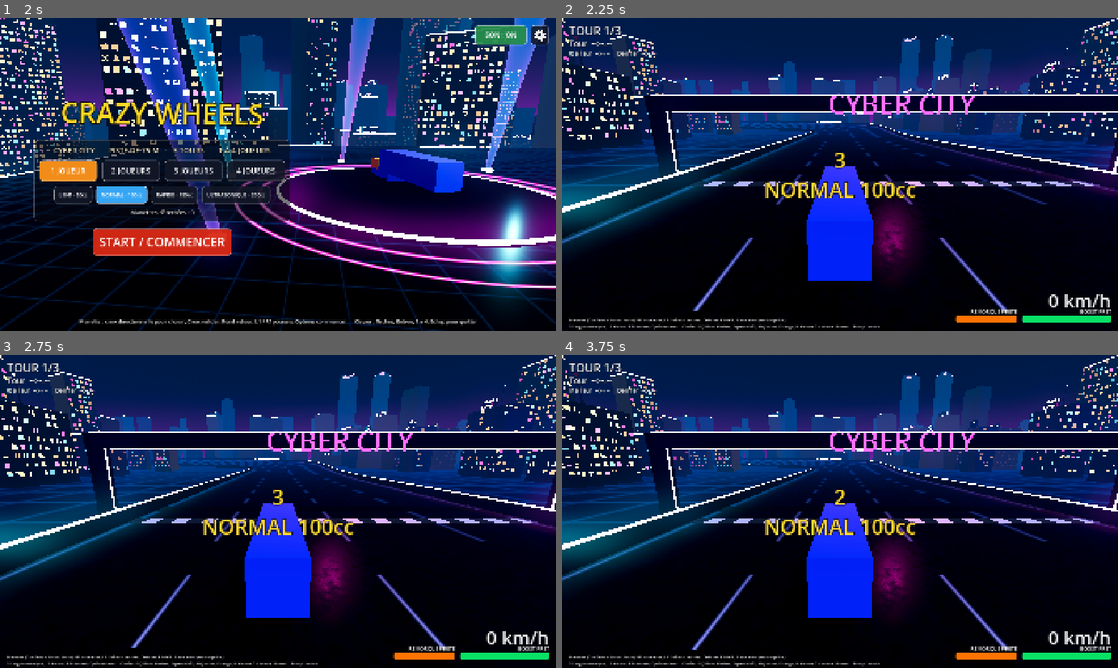
Above: before the commit, frames 1-4 (two rows, left to right).
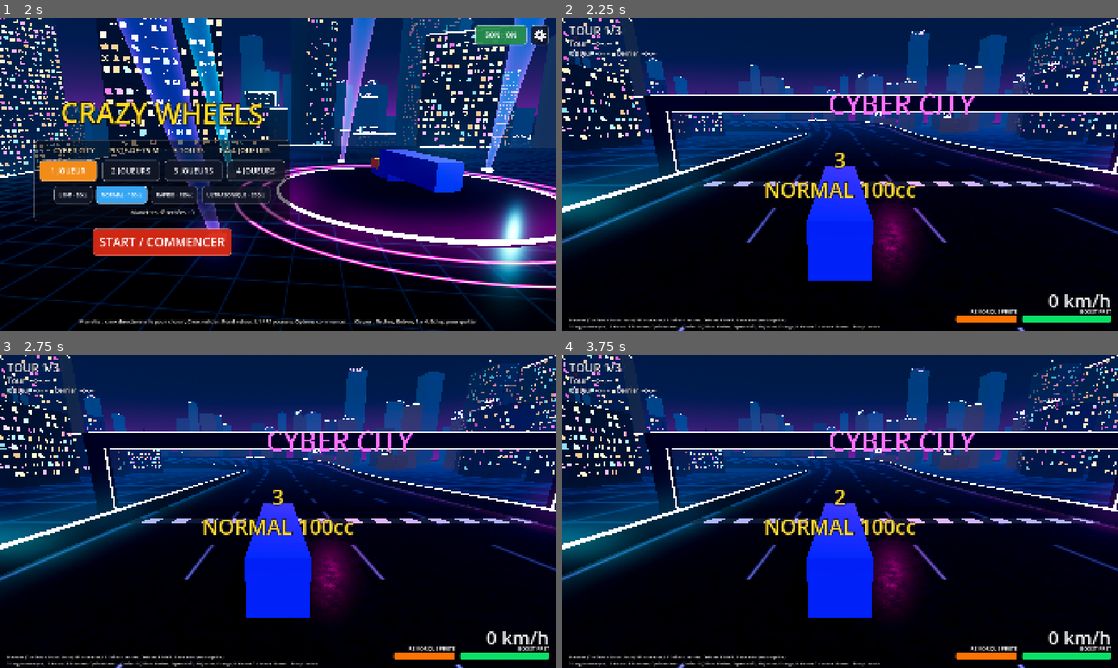
Above: after the commit, the same moments.

Repository: Shoz567/course-camions
Game: Godot game, scene res://ui/main_menu.tscn
Two runs of this game, one before a commit and one after it. Both use one fixed random seed, a clock stepped at 60 frames per second and the inputs below.
Inputs (mouse positions are in pixels of both pictures, inside the frame that each line leads up to):
- Up to frame 1 (2 s): click "NORMAL · 100cc" at 0.5 s; click "NORMAL · 100cc" at 1.25 s
- Up to frame 2 (2.25 s): click "START / COMMENCER" at 2 s
- Up to frame 3 (2.75 s): no input
- Up to frame 4 (3.75 s): tap Enter (ui_accept) at 2.75, 3.02 s; move the mouse to (962, 495) at 2.77 s; hold D 2.78-3.5 s; tap Space at 2.85 s; click (962, 495) at 2.92 s; drag from (728, 527) to (812, 574) at 3.52 s

Frame 1 is identical in both runs. In frame 2, 9.2% of the frame differs, in the area x 0-100%, y 0-100%; in frame 3, 9.2%; in frame 4, 9.3%.

Commit message:
piste: creuse de vraies collines de 43 m de denivele
- grande montee de 240 m (+40 m, pente max 19,4 %), plongeon de
  compression juste avant, chicane en descente plongeante (-38 m) face
  aux gratte-ciel, grille de depart a plat (100 m)
- TrackBlockout : climb_blend_length (rampe lineaire par segment puis
  lissage circulaire sur 30 m) et segment_start_s(nom)
- camion : pas de frein de survitesse en descente, la gravite emballe
- track_hazards_test : denivele >= 30 m, pente 12..20 %, +9 km/h en 3 s
  sans gaz dans le plongeon, moyeu a 0,04 m au creux a 110 km/h
- track_01_lap_test : tremblement mesure par l'ecart a un lissage
  quadratique (Savitzky-Golay), insensible aux collines ; tour 87,7 s
- METRICS §4 (relief) et PLAN mis a jour

Co-Authored-By: Claude Opus 5.5 <noreply@anthropic.com>

Diff:
--- a/game/tests/scenes/track_01_lap_test.gd
+++ b/game/tests/scenes/track_01_lap_test.gd
@@ -17,8 +17,9 @@
 ##   - toujours a bonne distance du camion (3 a 35 m : recul au-dela de la
 ##     semi-remorque de 16 m) ;
 ##   - ne tremble pas : le tremblement est la part HAUTE FREQUENCE de la
-##     hauteur (ecart a une moyenne glissante de 15 ticks, soit ce qui depasse
-##     ~4 Hz : pompage, bosses, chocs de reception). Celle de la camera doit
+##     hauteur (ecart a un lissage quadratique glissant de 15 ticks, qui
+##     conserve les collines, cretes et creux : il ne reste que les secousses,
+##     bosses, chocs de reception). Celle de la camera doit
 ##     etre au plus la moitie de celle du camion (ratio mesure dans la scene).
 ##     Les mouvements lents (collines, parabole du saut) sont suivis : c'est
 ##     voulu.
@@ -124,16 +125,22 @@
 		_truck_y.append(_truck.get_global_transform_interpolated().origin.y)
 
 
-## Ecart quadratique moyen a la moyenne glissante (+/- `half` echantillons) :
-## la part haute frequence du signal.
+## Part haute frequence d'un signal : ecart quadratique moyen a son lissage
+## quadratique glissant (Savitzky-Golay, +/- `half` echantillons). Ce lissage
+## conserve exactement les courbes lentes (collines, cretes, creux, parabole
+## d'un saut) : il ne reste que les secousses rapides.
 static func high_frequency_rms(y: PackedFloat32Array, half: int) -> float:
+	var n_w := 2 * half + 1
+	var weights := PackedFloat32Array()
+	var norm := float((2 * half - 1) * (2 * half + 1) * (2 * half + 3))
+	for k in range(-half, half + 1):
+		weights.append((3.0 * (3 * half * half + 3 * half - 1) - 15.0 * k * k) / norm)
 	var acc := 0.0
 	var n := 0
 	for i in range(half, y.size() - half):
 		var m := 0.0
-		for k in range(-half, half + 1):
-			m += y[i + k]
-		m /= 2 * half + 1
+		for k in n_w:
+			m += y[i + k - half] * weights[k]
 		acc += (y[i] - m) * (y[i] - m)
 		n += 1
 	return sqrt(acc / maxi(n, 1))
--- a/game/tests/scenes/track_hazards_test.gd
+++ b/game/tests/scenes/track_hazards_test.gd
@@ -1,8 +1,14 @@
 extends PhysicsTest
 
 ## Relief et pieges de la piste n°1 (demande du playtest), avec PadEffects :
-##   - relief : au moins 12 m de denivele sur le trace, pente jamais au-dela
-##     de 9 % ; 4 flaques d'eau, 8 panneaux ;
+##   - collines (demande du 2026-09-30) : au moins 30 m de denivele, une
+##     vraie cote raide (pente max entre 12 et 20 %) ; 4 flaques, 8 panneaux ;
+##   C. descente plongeante : un camion lache sans gaz ni frein en haut de la
+##      chicane (volant tenu par l'autopilote) accelere sous l'effet de la
+##      gravite (+8 km/h en 3 s au moins) ;
+##   D. compression : au pied de la grande montee, a 110 km/h, la suspension
+##      s'enfonce nettement (moyeu a moins de 0,4 m de l'ancrage, contre
+##      0,54 au repos) ;
 ##   A. flaque : un camion a 100 km/h qui y roule perd au moins 25 % de sa
 ##      vitesse tout de suite, une seule fois ;
 ##   B. panneau : un camion a 80 km/h qui le percute voit sa vitesse divisee
@@ -32,6 +38,13 @@
 var _sign_rise: float = 0.0
 var _sign_back: bool = false
 var _max_tilt: float = 0.0
+var _c: Truck
+var _c_v0: float = 0.0
+var _c_v3: float = 0.0
+var _d: Truck
+var _d_min_hub: float = INF
+var _fd: InputFrame = InputFrame.new()
+var _c_pilot: TrackAutopilot
 
 
 func _test_setup() -> void:
@@ -47,6 +60,13 @@
 		if _a_hit_at < 0:
 			_a_hit_at = tick
 			_a_before = _a_prev)
+	# C : haut de la descente plongeante, 90 km/h, sans gaz
+	var i_top := _track.index_at_s(_track.segment_start_s("Chicane gauche (descente plongeante)"))
+	_c = _spawn_before(_track.frame_at(i_top, 0.0, 0.0), 0.0, 90.0)
+	_c_pilot = TrackAutopilot.new(_track, _c, 0.877)
+	# D : 60 m avant le pied de la grande montee, 110 km/h, plein gaz
+	var i_foot := _track.index_at_s(_track.segment_start_s("Grande montee"))
+	_d = _spawn_before(_track.frame_at(i_foot, -6.0, 0.0), 60.0, 110.0)
 	var board := _track.sign_node(SIGN)
 	_sign_home = board.global_position
 	_b = _spawn_before(board.global_transform, 24.0, 80.0)
@@ -76,6 +96,20 @@
 	_fb.throttle = 0.0 if _b_hit_at >= 0 else 0.5
 	_fb.brake = 1.0 if _b_hit_at >= 0 else 0.0
 	_b.set_input(_fb)
+	var fc := _c_pilot.drive(t)
+	fc.throttle = 0.0
+	fc.brake = 0.0
+	_c.set_input(fc)
+	_fd.tick = t
+	_fd.throttle = 1.0
+	_d.set_input(_fd)
+	if t == 2:
+		_c_v0 = _c.get_speed_kmh()
+	if t == 182:
+		_c_v3 = _c.get_speed_kmh()
+	if t < 150:
+		for k in 4:
+			_d_min_hub = minf(_d_min_hub, _d.get_probe(k).hub_distance)
 	var va := _a.linear_velocity.length()
 	var vb := _b.linear_velocity.length()
 	if _a_hit_at >= 0 and t == _a_hit_at + 3:
@@ -90,7 +124,7 @@
 	if _b_hit_at >= 0 and t == _b_hit_at + 330:
 		_sign_back = not board.knocked and board.freeze \
 				and board.global_position.distance_to(_sign_home) < 0.1
-	for tr: Truck in [_a, _b]:
+	for tr: Truck in [_a, _b, _c, _d]:
 		_max_tilt = maxf(_max_tilt, TruckTestUtil.tilt_deg(tr))
 
 
@@ -109,8 +143,13 @@
 		grade = maxf(grade, absf(q.y - p.y) / Vector2(q.x - p.x, q.z - p.z).length())
 	print("  INFO   relief %.1f m, pente max %.1f %% ; flaque %.1f -> %.1f m/s ; panneau %.1f -> %.1f m/s, envol %.1f m"
 		% [hi - lo, grade * 100.0, _a_before, _a_after, _b_before, _b_after, _sign_rise])
-	check_above("relief : denivele du trace (m)", hi - lo, 12.0)
-	check_below("relief : pente max (%)", grade * 100.0, 9.0)
+	print("  INFO   C descente : %.0f -> %.0f km/h sans gaz ; D pied de cote : moyeu a %.2f m (repos %.2f)"
+		% [_c_v0, _c_v3, _d_min_hub, TruckSpec.rest_hub_distance()])
+	check_above("collines : denivele du trace (m)", hi - lo, 30.0)
+	check_above("collines : vraie cote raide, pente max (%)", grade * 100.0, 12.0)
+	check_below("collines : pente max reste roulable (%)", grade * 100.0, 20.0)
+	check_above("C descente plongeante : la gravite accelere (km/h en 3 s)", _c_v3 - _c_v0, 8.0)
+	check_below("D compression au pied de la cote : moyeu (m)", _d_min_hub, 0.40)
 	check("4 flaques, 8 panneaux", _track.puddle_count() == 4 and _track.sign_count() == 8,
 		"%d / %d" % [_track.puddle_count(), _track.sign_count()])
 	check("A flaque : ralenti une seule fois", _a_slowed == 1, "%d" % _a_slowed)
--- a/game/tracks/track_01_blockout.tscn
+++ b/game/tracks/track_01_blockout.tscn
@@ -8,37 +8,42 @@
 segments = Array[Dictionary]([{
 "arch": 0.0,
 "arch_label": "CYBER CITY",
-"length": 200.0,
+"length": 150.0,
 "name": "Ligne droite de depart",
 "type": "straight"
 }, {
 "angle": 180.0,
 "bank": 7.0,
-"climb": 4.0,
+"climb": 10.0,
 "name": "Grand virage releve (en montee)",
 "puddle": [[400.0, 27.0, 8.0]],
 "radius": 160.0,
 "signs": [[150.0, 32.0], [330.0, 32.0]],
 "type": "arc"
 }, {
+"climb": -10.0,
+"length": 60.0,
+"name": "Plongeon (compression)",
+"type": "straight"
+}, {
 "boost": [[90.0, 16.0]],
-"climb": 10.0,
 "jump": 60.0,
 "jump_offset": -18.0,
-"length": 200.0,
-"name": "Montee",
+"length": 240.0,
+"climb": 42.0,
+"name": "Grande montee",
 "type": "straight"
 }, {
 "angle": -40.0,
 "bank": 3.0,
-"climb": -2.0,
+"climb": -5.0,
 "name": "S en devers inverse (droite)",
 "radius": 140.0,
 "signs": [[60.0, -32.0]],
 "type": "arc"
 }, {
 "angle": 40.0,
-"climb": -2.0,
+"climb": 6.0,
 "name": "S (gauche)",
 "puddle": [[50.0, 24.0, 7.0]],
 "radius": 140.0,
@@ -53,19 +58,20 @@
 "type": "straight"
 }, {
 "angle": 35.0,
-"climb": -4.0,
-"name": "Chicane gauche (descente)",
+"climb": -18.0,
+"name": "Chicane gauche (descente plongeante)",
 "radius": 160.0,
 "signs": [[50.0, 32.0]],
 "type": "arc"
 }, {
 "auto": true,
 "boost": [[40.0, 0.0]],
+"climb": -14.0,
 "name": "Diagonale de la chicane (longueur calculee)",
 "type": "straight"
 }, {
 "angle": -35.0,
-"climb": -4.0,
+"climb": -6.0,
 "name": "Chicane droite (descente)",
 "puddle": [[50.0, -24.0, 7.0]],
 "radius": 160.0,
@@ -75,40 +81,44 @@
 "arch": 15.0,
 "arch_label": "SKY JUMP",
 "boost": [[150.0, -14.0]],
-"climb": 3.0,
 "jump": 60.0,
 "jump_offset": 12.0,
-"length": 250.0,
+"length": 200.0,
 "line": 12.0,
+"climb": -5.0,
 "name": "Ligne droite du tremplin (cote droit)",
 "type": "straight"
 }, {
 "angle": 180.0,
 "bank": 9.0,
-"climb": -5.0,
-"name": "Epingle relevee (drift, en descente)",
+"name": "Epingle relevee (drift)",
 "puddle": [[220.0, -26.0, 8.0]],
 "radius": 140.0,
 "signs": [[120.0, 32.0], [300.0, 32.0]],
 "type": "arc"
 }, {
-"climb": 5.0,
 "jump": 110.0,
 "jump_offset": 16.0,
 "length": 160.0,
+"climb": 6.0,
 "name": "Bosse des stands",
 "type": "straight"
 }, {
 "auto": true,
 "boost": [[280.0, 16.0], [380.0, -16.0]],
-"climb": -5.0,
 "jump": 120.0,
 "jump_offset": -14.0,
+"climb": -6.0,
 "name": "Ligne droite des stands (longueur calculee)",
+"type": "straight"
+}, {
+"length": 100.0,
+"name": "Grille de depart (a plat)",
 "type": "straight"
 }])
 width = 75.0
 bank_blend_length = 120.0
+climb_blend_length = 30.0
 wall_height = 2.8
 wall_friction = 0.5
 jump_length = 14.0
--- a/game/tracks/track_blockout.gd
+++ b/game/tracks/track_blockout.gd
@@ -17,7 +17,11 @@
 ##                  ou virage a droite en devers inverse). Raccord progressif
 ##                  sur bank_blend_length. La chaussee pivote sur son bord BAS :
 ##                  il reste a la hauteur du trace, jamais sous le sol.
-##   "climb": m     denivele sur le segment (raccord en S, pentes douces).
+##   "climb": m     denivele sur le segment. Par defaut, raccord en S sur le
+##                  segment (plat a ses deux bouts). Avec climb_blend_length > 0 :
+##                  pente constante sur le segment, raccords lisses sur toute la
+##                  boucle (plusieurs segments enchaines font une seule longue
+##                  cote ou descente ; crêtes et creux sur climb_blend_length).
 ##   "line": m      decalage lateral de la ligne de course (> 0 a droite).
 ##   "jump": m      rampe de saut a cette distance du debut du segment ;
 ##   "jump_offset": m  son decalage lateral (defaut : jump_offset).
@@ -68,6 +72,10 @@
 ## Longueur des raccords de devers : sur une piste large, le bord haut monte de
 ## (largeur / 2) x sin(devers) ; un raccord long garde des pentes douces.
 @export var bank_blend_length: float = 30.0
+## 0 : chaque montee en S sur son segment. > 0 : pentes constantes par segment,
+## raccordees sur cette longueur (plus court = crete et compression plus
+## franches).
+@export var climb_blend_length: float = 0.0
 
 @export_group("Glissieres")
 ## Epaisseur a hauteur de chaussee (METRICS.md §4 : 0,3 m minimum).
@@ -134,6 +142,7 @@
 var _jumps: Array[Vector2] = []         # (s du tremplin, decalage)
 var _boosts: Array[Vector2] = []        # (s de la plaque, decalage)
 var _arches: Array[Dictionary] = []     # {s, label}
+var _segment_starts: Dictionary = {}    # nom -> abscisse du debut (m)
 var _puddles: Array[Vector3] = []       # (s, decalage, rayon)
 var _signs: Array[Vector2] = []         # (s, decalage)
 var _auto_lengths: PackedFloat32Array = []
@@ -273,6 +282,12 @@
 func boost_pad_transform(k: int) -> Transform3D:
 	_ensure_built()
 	return frame_at(index_at_s(_boosts[k].x), _boosts[k].y, 0.0)
+
+
+## Abscisse (m) du debut du segment nomme ("name"), -1 s'il n'existe pas.
+func segment_start_s(seg_name: String) -> float:
+	_ensure_built()
+	return float(_segment_starts.get(seg_name, -1.0))
 
 
 func arch_count() -> int:
@@ -371,11 +386,13 @@
 	_jumps.clear()
 	_boosts.clear()
 	_arches.clear()
+	_segment_starts.clear()
 	_puddles.clear()
 	_signs.clear()
 	var seg_start := 0.0
 	for k in segments.size():
 		var seg: Dictionary = segments[k]
+		_segment_starts[String(seg.get("name", "%d" % k))] = seg_start
 		if seg.has("jump"):
 			_jumps.append(Vector2(seg_start + float(seg["jump"]), float(seg.get("jump_offset", jump_offset))))
 		for b: Array in seg.get("boost", []):
@@ -448,7 +465,8 @@
 		var k := fine_seg[f + 1]
 		var seg: Dictionary = segments[k]
 		var u := lerpf(fine_u[f], fine_u[f + 1], w) if fine_seg[f] == k else w * fine_u[f + 1]
-		var y := climb_base[k] + float(seg.get("climb", 0.0)) * smoothstep(0.0, 1.0, u)
+		var rise := u if climb_blend_length > 0.0 else smoothstep(0.0, 1.0, u)
+		var y := climb_base[k] + float(seg.get("climb", 0.0)) * rise
 		_pos[i] = Vector3(p2.x, y, p2.y)
 		_s[i] = si
 		seg_of[i] = k
@@ -457,6 +475,16 @@
 			_curv[i] = signf(float(seg["angle"])) / float(seg["radius"])
 		raw_bank[i] = float(seg.get("bank", 0.0))
 		raw_line[i] = float(seg.get("line", 0.0))
+	if climb_blend_length > 0.0:
+		# pentes constantes par segment, raccordees sur toute la boucle
+		var ys := PackedFloat32Array()
+		ys.resize(count)
+		for i in count:
+			ys[i] = _pos[i].y
+		var rc := climb_blend_length / ds / 2.0
+		ys = _smooth_loop(_smooth_loop(ys, rc), rc)
+		for i in count:
+			_pos[i].y = ys[i]
 	var bank := _smooth_loop(_smooth_loop(raw_bank, bank_blend_length / ds / 2.0), bank_blend_length / ds / 2.0)
 	_line = _smooth_loop(_smooth_loop(raw_line, blend_length / ds), blend_length / ds)
 	# devers pivote sur le bord bas : le trace monte d'autant, le bord bas reste
--- a/game/vehicles/truck.gd
+++ b/game/vehicles/truck.gd
@@ -485,9 +485,10 @@
 		var taper_b := clampf((top_b - v_fwd) / _taper_ms, 0.0, 1.0)
 		drive = (thr * t.engine_accel_ms2 * accel_k + boost_push) * taper_b + (resist if v_fwd <= top_b else 0.0)
 		braking = 0.0 if brk <= 0.0 else braking
-	elif v_fwd > top_ms:
+	elif v_fwd > top_ms and fwd.y > -0.03:
 		# frein moteur au-dessus de la vitesse max (rampe sur 2 m/s : pas de
-		# pompage autour de la vitesse max)
+		# pompage autour de la vitesse max). Pas en descente : la gravite doit
+		# pouvoir y emballer le camion.
 		drive -= t.overspeed_decel_ms2 * clampf((v_fwd - top_ms) / 2.0, 0.0, 1.0)
 	if not debug_drive:
 		drive = 0.0
Not shown, changed: PLAN.md
Not shown, changed: docs/METRICS.md
